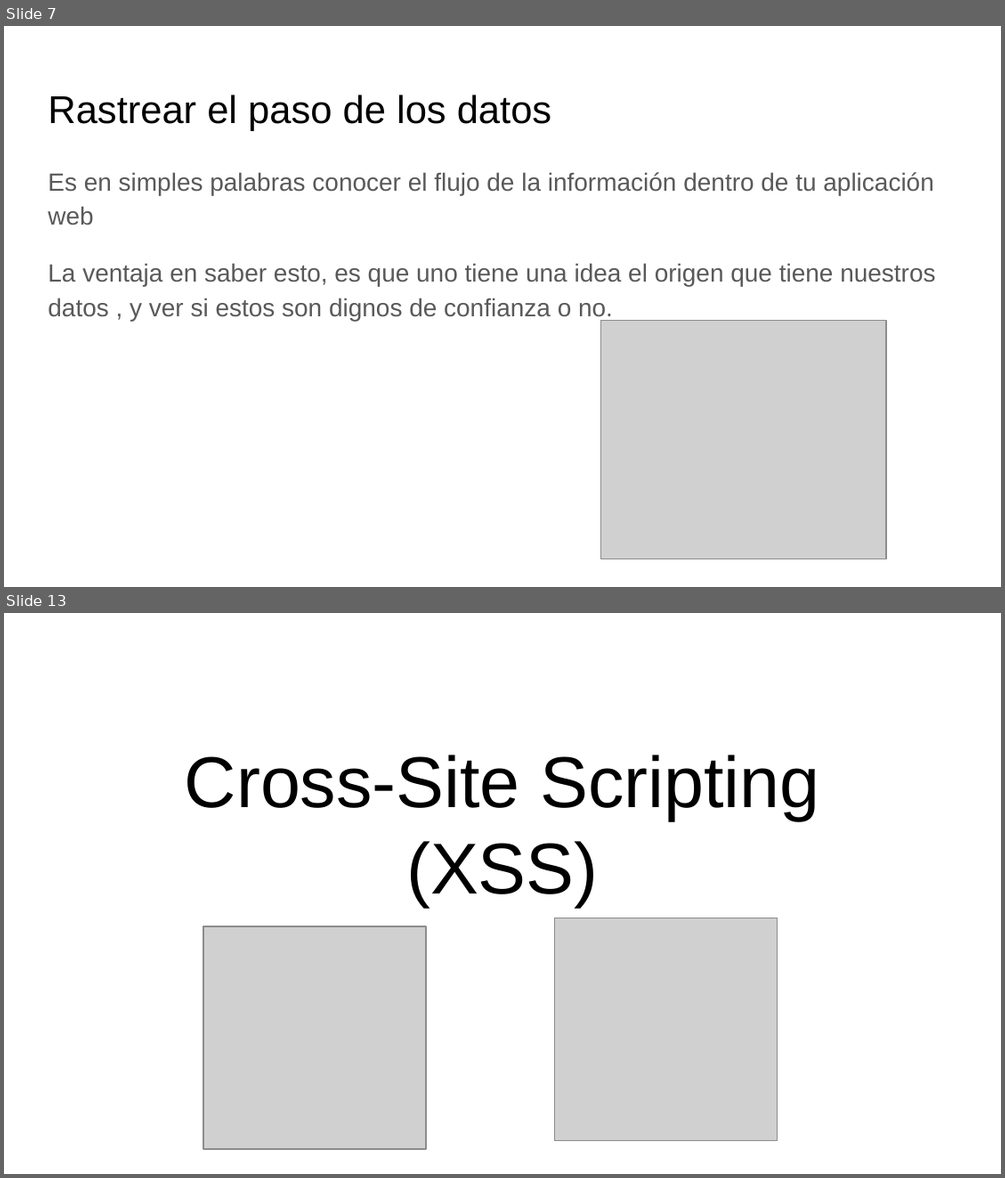
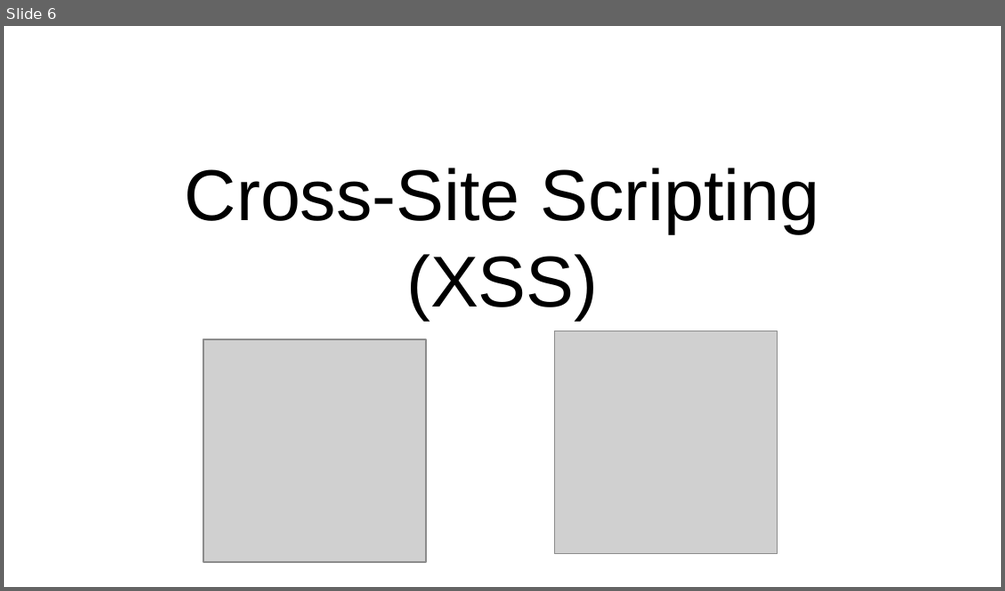
Before and after one commit to AshWilliams/Seguridad.Net, a slide deck: Seguridad_de_aplicaciones_web.pptx. Shown one above the other, each under a label of ours: slides 7 and 13 before the commit, slide 6 after it; the slides between them are not shown. The pictures are 1005x1178 and 1005x591 pixels, drawn with LibreOffice and Linux fonts; fonts in the diff are those of the drawing; grey boxes stand for pictures. Boxes give left, top, right and bottom in pixels: in the first picture for what was removed or moved away, otherwise in the second. Text is boxed around its words. In the diff, an @@ line names an element or a change of style, - is before the commit and + after.

```diff
--- a/Seguridad_de_aplicaciones_web.pptx
+++ b/Seguridad_de_aplicaciones_web.pptx
@@ slide 7 removed at box(4, 26, 1001, 587), background #FFFFFF @@
@@ title removed at box(48, 95, 551, 131) @@
-Rastrear el paso de los datos
@@ text removed at box(48, 172, 935, 321) @@
-Es en simples palabras conocer el flujo de la información dentro de tu aplicación web
-La ventaja en saber esto, es que uno tiene una idea el origen que tiene nuestros datos , y ver si estos son dignos de confianza o no.
@@ picture removed at box(600, 320, 885, 559) @@
@@ what was slide 13 is now slide 6 @@
```
Also in this commit, not shown: 6 slides changed, 10 slides added, 15 other slides removed, 2 other files.
